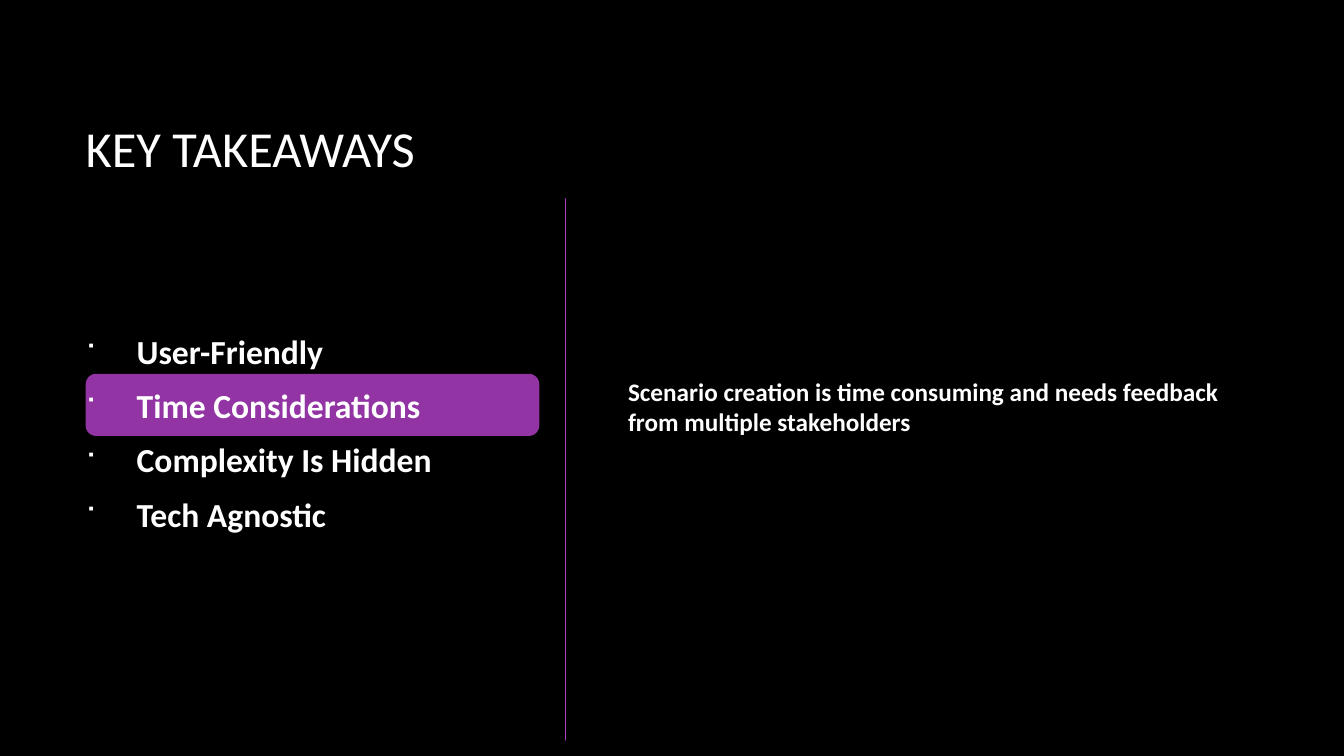
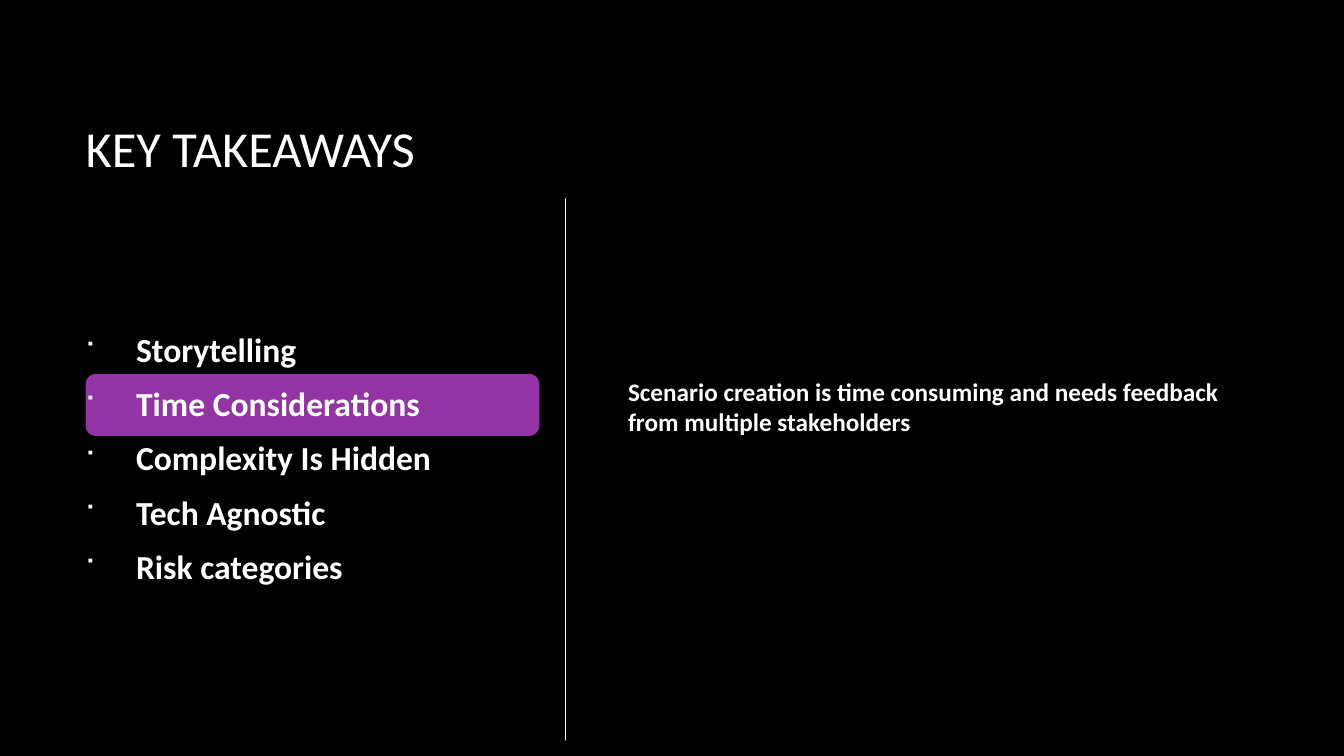
Before and after one commit to misge-dotcom/LSZ_2025, a slide deck: slide 12 of Cyber Risk from Theory to Practice LSZ2025.pptx. Drawn at 1344x756 pixels with LibreOffice and Linux fonts; fonts in the diff are those of the drawing; background and template pictures are left out. Boxes give left, top, right and bottom in pixels: in the first picture for what was removed or moved away, otherwise in the second. Text is boxed around its words. In the diff, an @@ line names an element or a change of style, - is before the commit and + after.

```diff
--- a/Cyber Risk from Theory to Practice LSZ2025.pptx
+++ b/Cyber Risk from Theory to Practice LSZ2025.pptx
@@ line (566, 199) - (566, 740): stroke #AC3EC1 0.75 pt to #FFFFFF 0.75 pt @@
@@ text at [136,338,296,368]: text changed @@
- User-Friendly
+ Storytelling
@@ text at [136,555,342,585]: paragraph added @@
+ Risk categories
```
Also in this commit, not shown: 8 other slides changed, 6 slides added, 5 slides removed.
